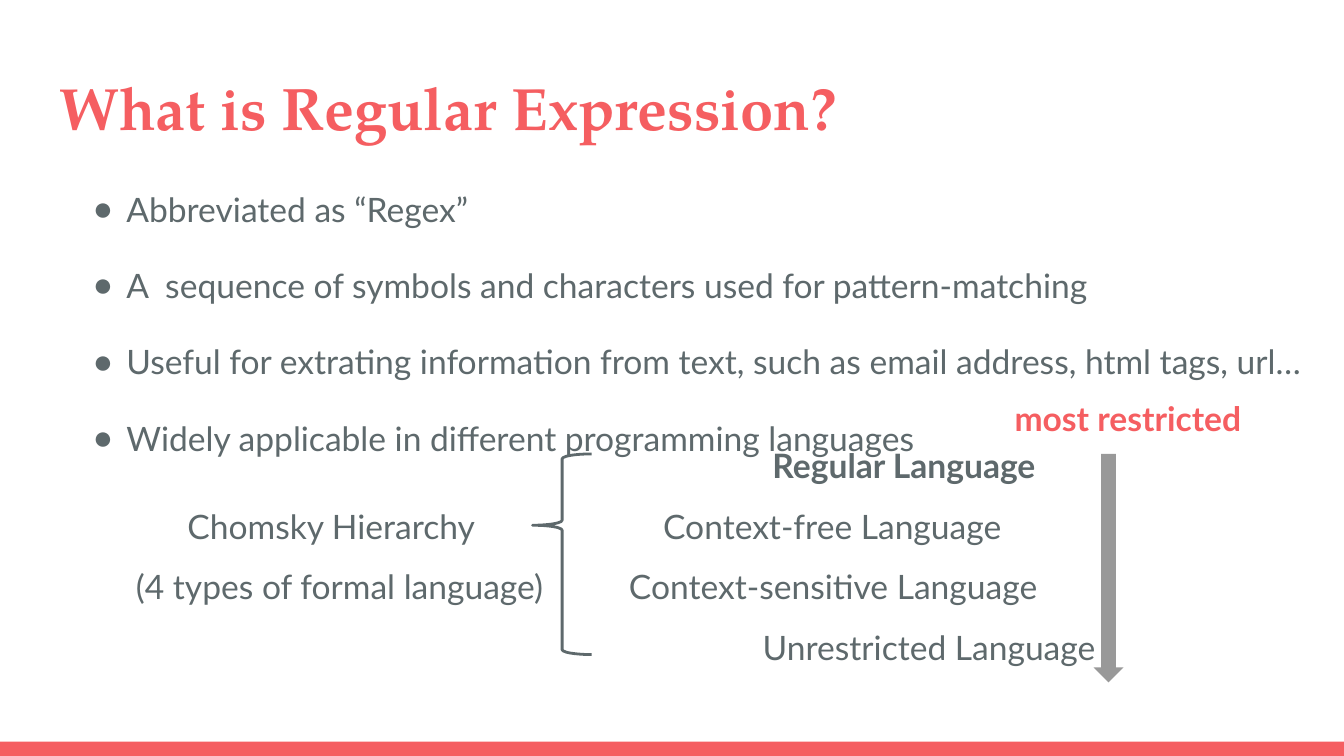
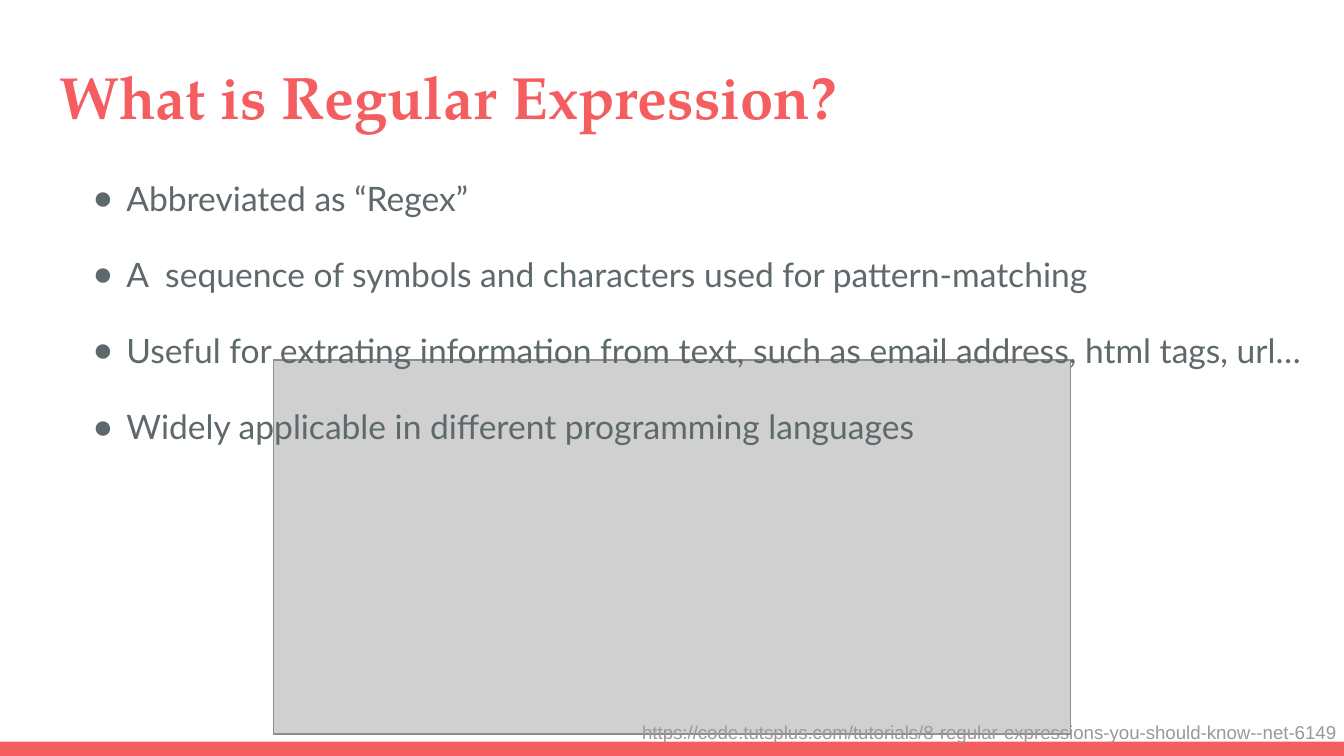
Before and after one commit to cityu-hall2/Workshop2-Spider-on-Python, a slide deck: slide 22 of Build Spider on Cloud.pptx (slide 21 before the commit). Drawn at 1344x756 pixels with LibreOffice and Linux fonts; fonts in the diff are those of the drawing; grey boxes stand for pictures. Boxes give left, top, right and bottom in pixels: in the first picture for what was removed or moved away, otherwise in the second. Text is boxed around its words. In the diff, an @@ line names an element or a change of style, - is before the commit and + after.

```diff
--- a/Build Spider on Cloud.pptx
+++ b/Build Spider on Cloud.pptx
@@ title "What is Regular Expression?": place and size @@
-title "What is Regular Expression?" at box(59, 87, 837, 146)
+title "What is Regular Expression?" at box(59, 76, 837, 135)
@@ text "Abbreviated as “Regex”": place and size @@
-text "Abbreviated as “Regex”" at box(126, 196, 1301, 457)
+text "Abbreviated as “Regex”" at box(126, 185, 1301, 446)
@@ picture added at box(273, 360, 1070, 734) @@
@@ text removed at box(1015, 406, 1241, 431) @@
-most restricted
@@ text removed at box(136, 450, 1095, 666) @@
-Regular Language
-Chomsky Hierarchy Context-free Language
-(4 types of formal language) Context-sensitive Language
-Unrestricted Language
@@ left brace removed at box(532, 454, 591, 655) @@
@@ down arrow removed at box(1094, 454, 1124, 683) @@
@@ text added at box(642, 725, 1336, 744), 10 pt, text #999999 @@
+https://code.tutsplus.com/tutorials/8-regular-expressions-you-should-know--net-6149
```
Also in this commit, not shown: 8 other slides changed, 3 slides added, 1 slide removed.
